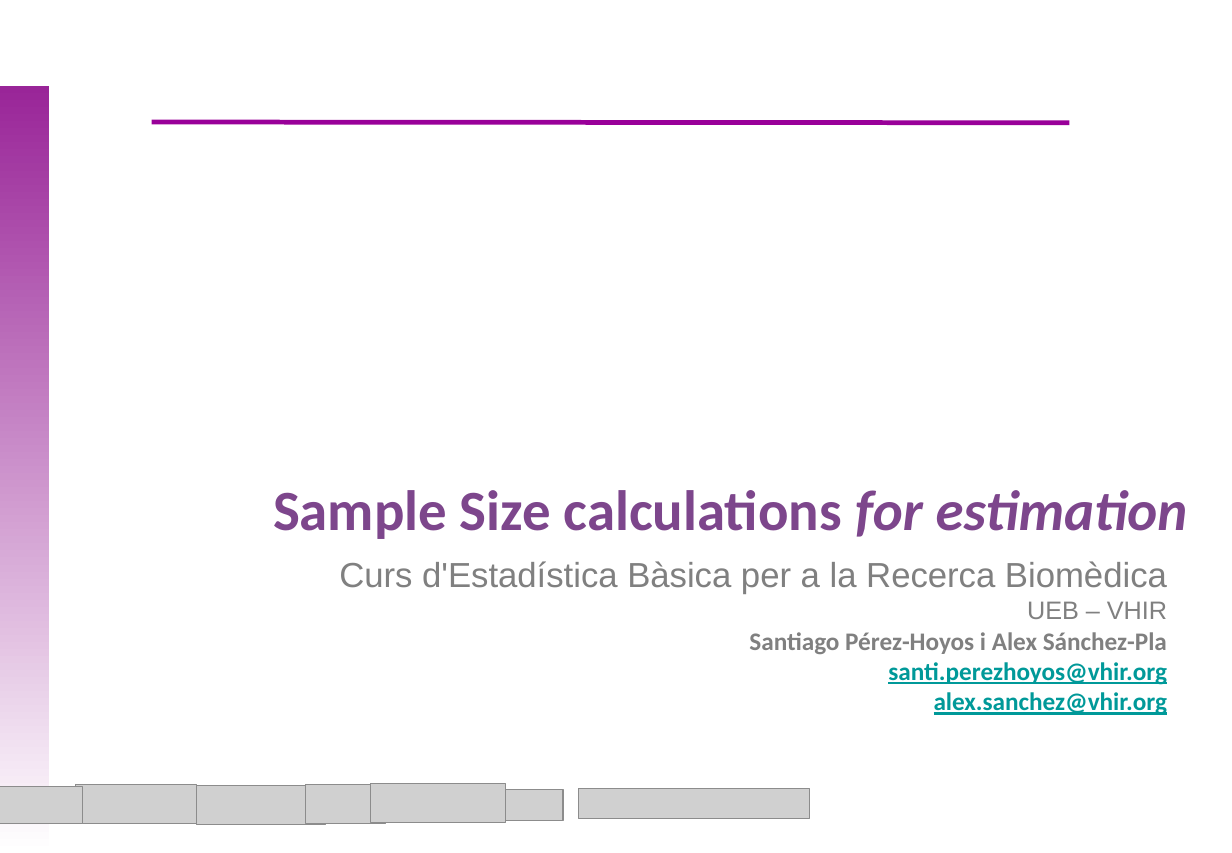
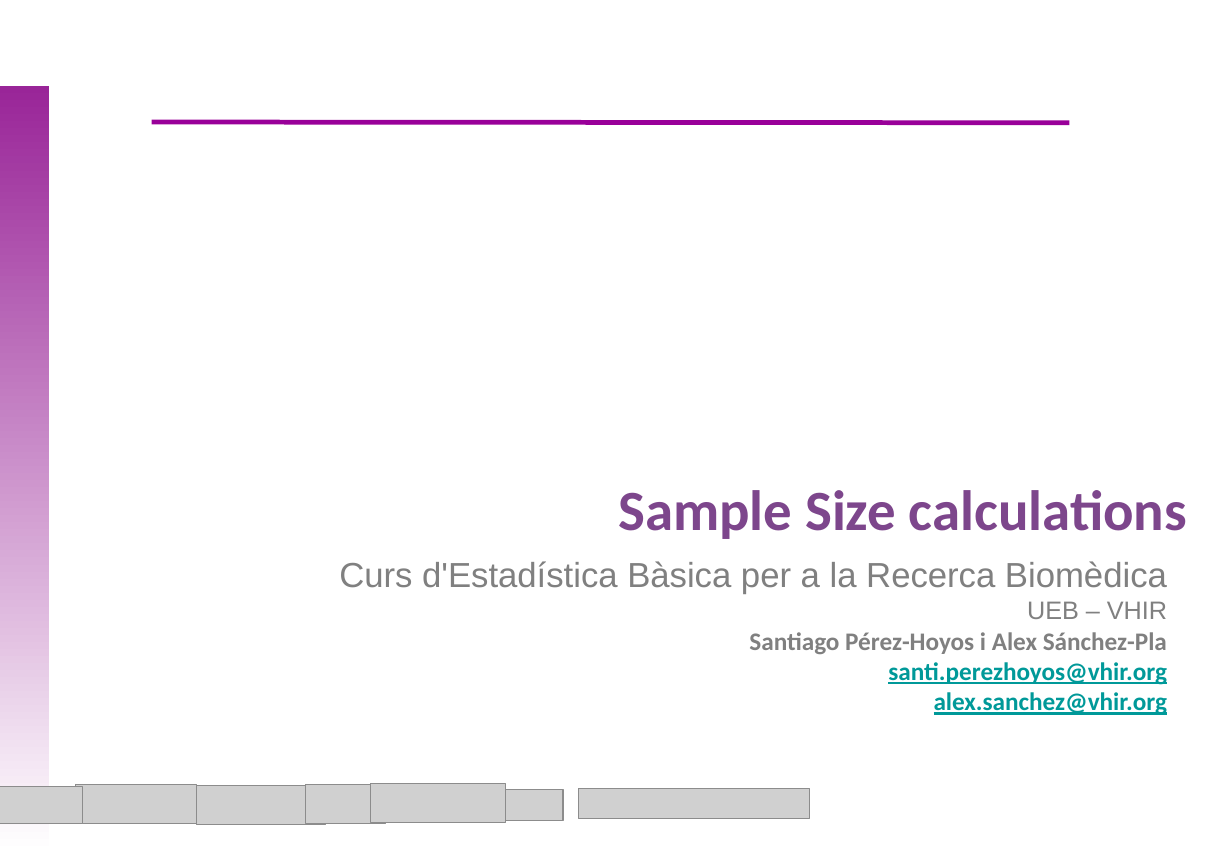
Before and after one commit to uebvhir/Course_Basic_Statistics_2019, a slide deck: slide 1 of Sessio_5/EBB_2018_Session_5_Sample_Size.pptx. Drawn at 1232x853 pixels with LibreOffice and Linux fonts; fonts in the diff are those of the drawing; grey boxes stand for pictures; background and template pictures are left out. Boxes give left, top, right and bottom in pixels: in the first picture for what was removed or moved away, otherwise in the second. Text is boxed around its words. In the diff, an @@ line names an element or a change of style, - is before the commit and + after.

```diff
--- a/Sessio_5/EBB_2018_Session_5_Sample_Size.pptx
+++ b/Sessio_5/EBB_2018_Session_5_Sample_Size.pptx
@@ text at (618, 490, 1187, 539): text changed @@
-Sample Size calculations for estimation
+Sample Size calculations
```
Also in this commit, not shown: 10 other slides changed, 15 slides added, 2 slides removed, 3 other files.
